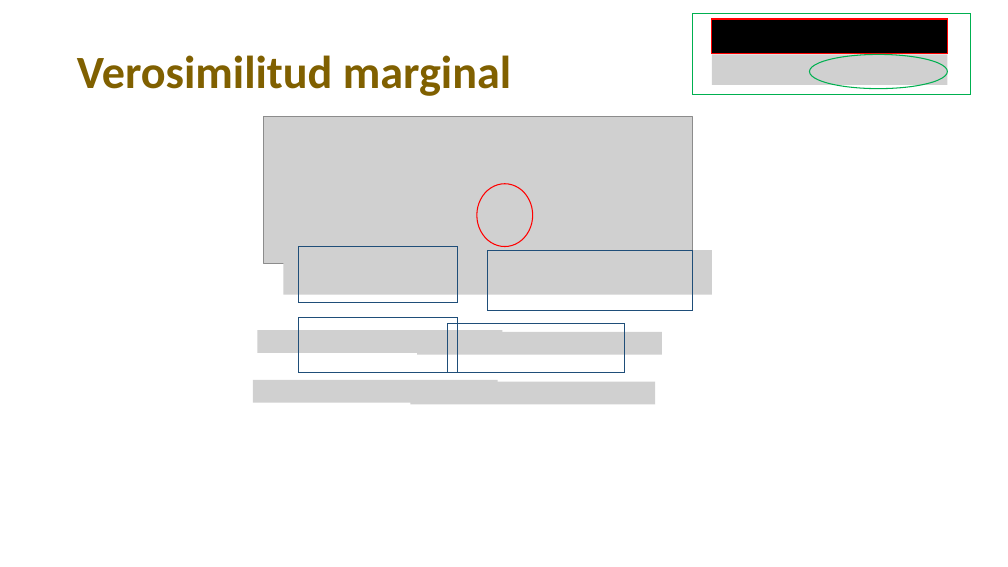
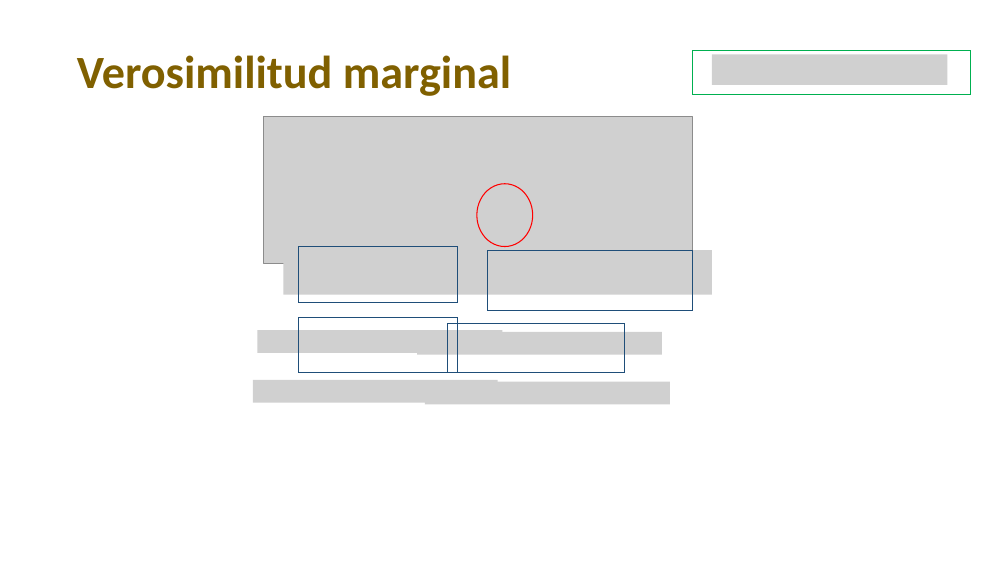
Before and after one commit to Adrifelcha/afchavez-019, a slide deck: slide 47 of Lab25/Adjuntías/2020-2/InferenciaBayesiana.pptx. Drawn at 1008x567 pixels with LibreOffice and Linux fonts; fonts in the diff are those of the drawing; grey boxes stand for pictures. Boxes give left, top, right and bottom in pixels: in the first picture for what was removed or moved away, otherwise in the second. Text is boxed around its words. In the diff, an @@ line names an element or a change of style, - is before the commit and + after.

```diff
--- a/Lab25/Adjuntías/2020-2/InferenciaBayesiana.pptx
+++ b/Lab25/Adjuntías/2020-2/InferenciaBayesiana.pptx
@@ picture removed at (712, 19, 941, 49) @@
@@ rectangle removed at (712, 19, 948, 53) @@
@@ ellipse removed at (810, 19, 881, 49) @@
@@ rectangle: place and size @@
-rectangle at (693, 14, 972, 95)
+rectangle at (693, 50, 972, 95)
@@ ellipse removed at (810, 54, 948, 88) @@
@@ picture: place and size @@
-picture at (411, 382, 656, 405)
+picture at (425, 382, 670, 405)
```
Also in this commit, not shown: 10 other slides changed, 6 slides added, 21 slides removed, 7 other files.
